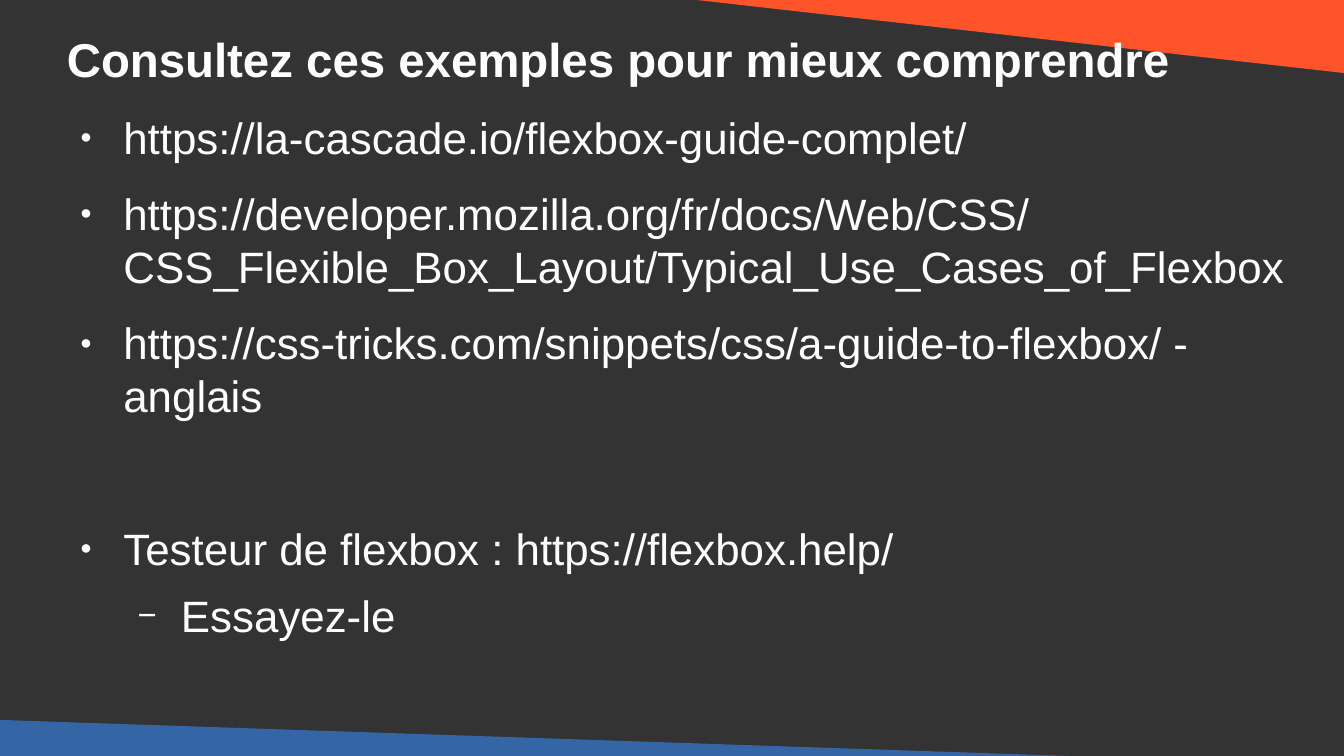
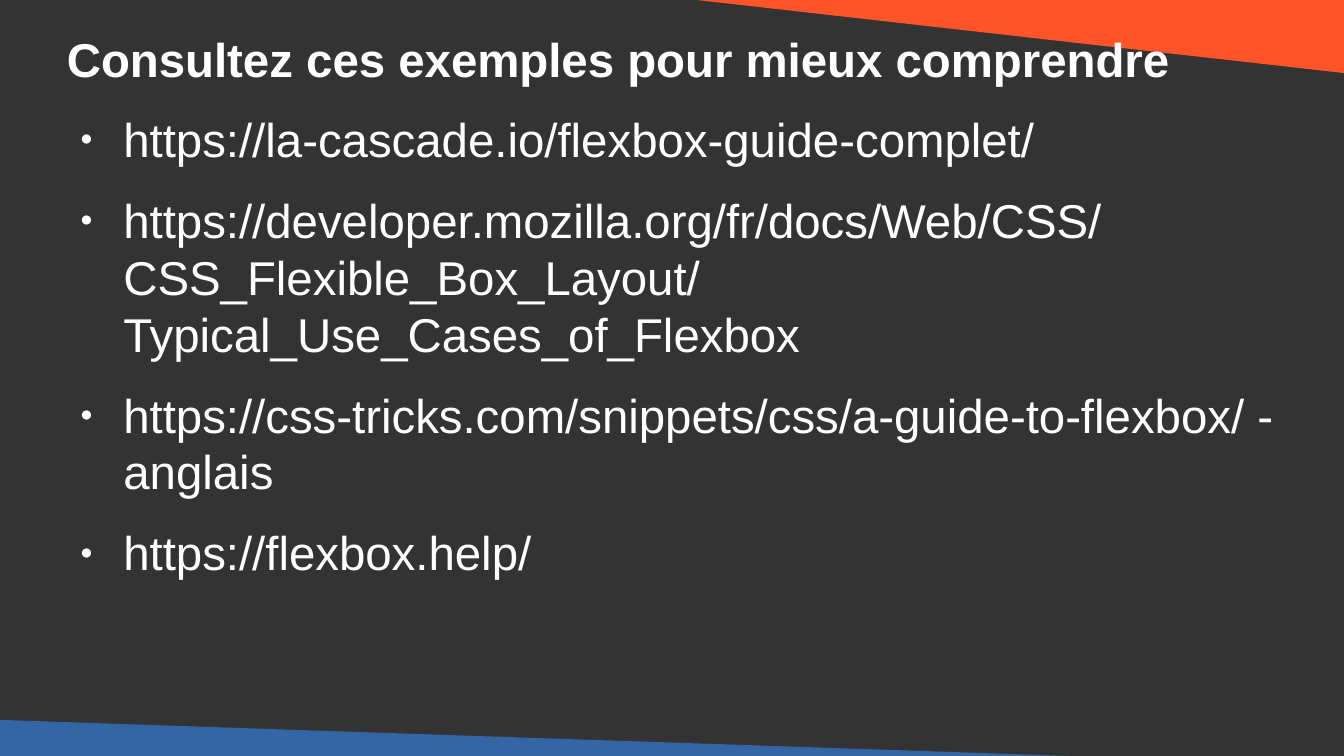
Before and after one commit to DanYellow/cours, a slide deck: slide 15 of integration-web-s1/travaux-pratiques/numero-8/presentation.odp (slide 14 before the commit). Drawn at 1344x756 pixels with LibreOffice and Linux fonts; fonts in the diff are those of the drawing. Boxes give left, top, right and bottom in pixels: in the first picture for what was removed or moved away, otherwise in the second. Text is boxed around its words. In the diff, an @@ line names an element or a change of style, - is before the commit and + after.

```diff
--- a/integration-web-s1/travaux-pratiques/numero-8/presentation.odp
+++ b/integration-web-s1/travaux-pratiques/numero-8/presentation.odp
@@ text at box(123, 122, 1244, 499): size 25.9 to 28 pt @@
@@ text at box(123, 533, 894, 574): text changed; size 25.9 to 28 pt @@
-● Testeur de flexbox : https://flexbox.help/
-  − Essayez-le
+● https://flexbox.help/
```
Also in this commit, not shown: 9 other slides changed, 4 slides added, 37 slides removed, 6 other files.
